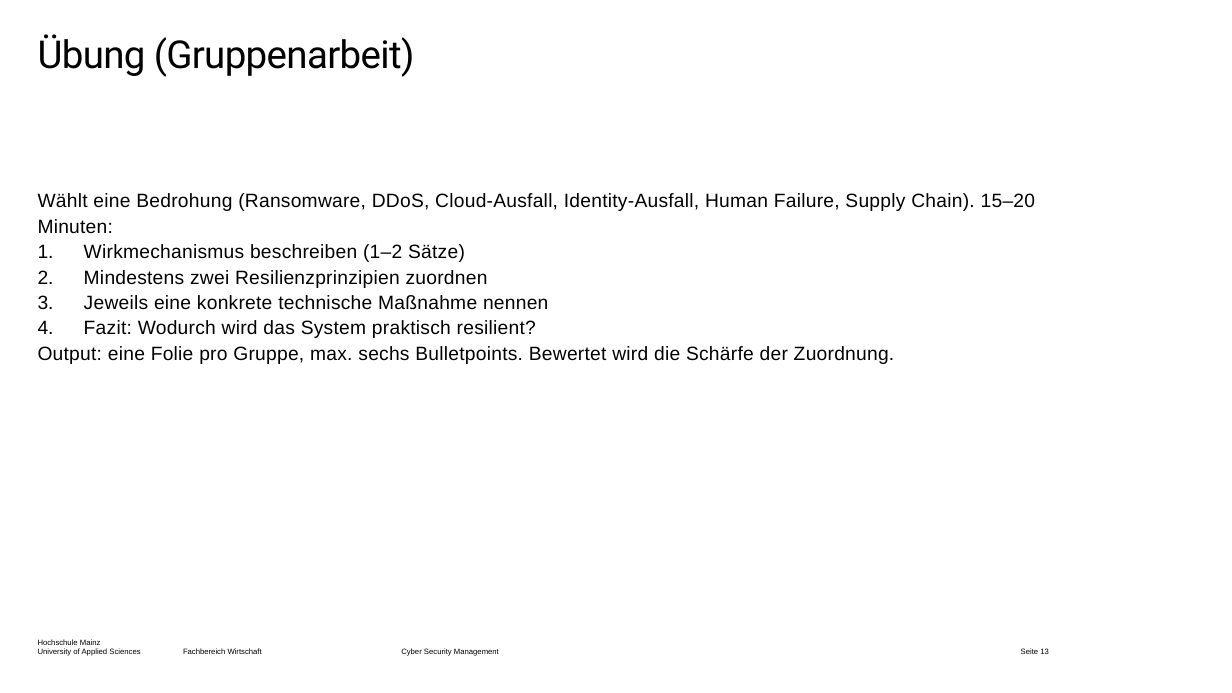
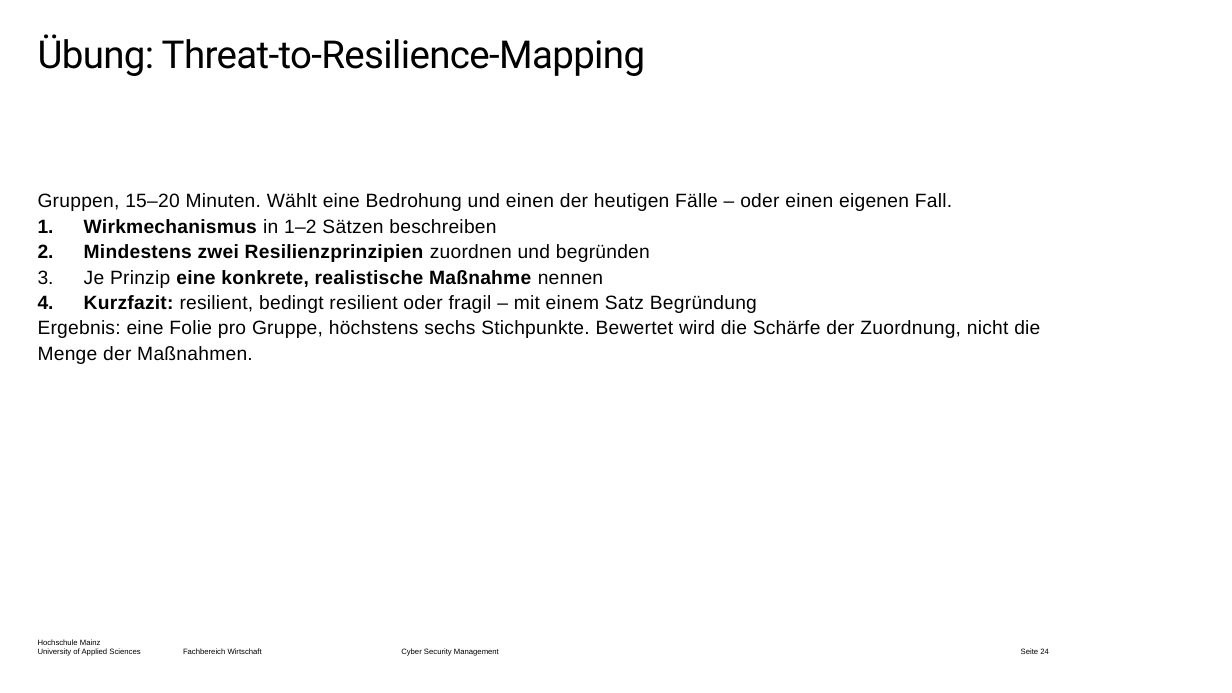
Before and after one commit to dlo-delphi/csm-cyber_resilienz-quarto, a slide deck: slide 24 of Präsentationen/Termin-04/_powerpoint/main.pptx (slide 13 before the commit). Drawn at 1232x693 pixels with LibreOffice and Linux fonts; fonts in the diff are those of the drawing; background and template pictures are left out. Boxes give left, top, right and bottom in pixels: in the first picture for what was removed or moved away, otherwise in the second. Text is boxed around its words. In the diff, an @@ line names an element or a change of style, - is before the commit and + after.

```diff
--- a/Präsentationen/Termin-04/_powerpoint/main.pptx
+++ b/Präsentationen/Termin-04/_powerpoint/main.pptx
@@ title at box(38, 34, 645, 76): text changed @@
-Übung (Gruppenarbeit)
+Übung: Threat-to-Resilience-Mapping
@@ text at box(38, 193, 1040, 364): text changed @@
-Wählt eine Bedrohung (Ransomware, DDoS, Cloud-Ausfall, Identity-Ausfall, Human Failure, Supply Chain). 15–20 Minuten:
-1. Wirkmechanismus beschreiben (1–2 Sätze)
-2. Mindestens zwei Resilienzprinzipien zuordnen
-3. Jeweils eine konkrete technische Maßnahme nennen
-4. Fazit: Wodurch wird das System praktisch resilient?
-Output: eine Folie pro Gruppe, max. sechs Bulletpoints. Bewertet wird die Schärfe der Zuordnung.
+Gruppen, 15–20 Minuten. Wählt eine Bedrohung und einen der heutigen Fälle – oder einen eigenen Fall.
+1. Wirkmechanismus in 1–2 Sätzen beschreiben
+2. Mindestens zwei Resilienzprinzipien zuordnen und begründen
+3. Je Prinzip eine konkrete, realistische Maßnahme nennen
+4. Kurzfazit: resilient, bedingt resilient oder fragil – mit einem Satz Begründung
+Ergebnis: eine Folie pro Gruppe, höchstens sechs Stichpunkte. Bewertet wird die Schärfe der Zuordnung, nicht die Menge der Maßnahmen.
```
Also in this commit, not shown: 11 other slides changed, 14 slides added, 2 slides removed, 59 other files.
